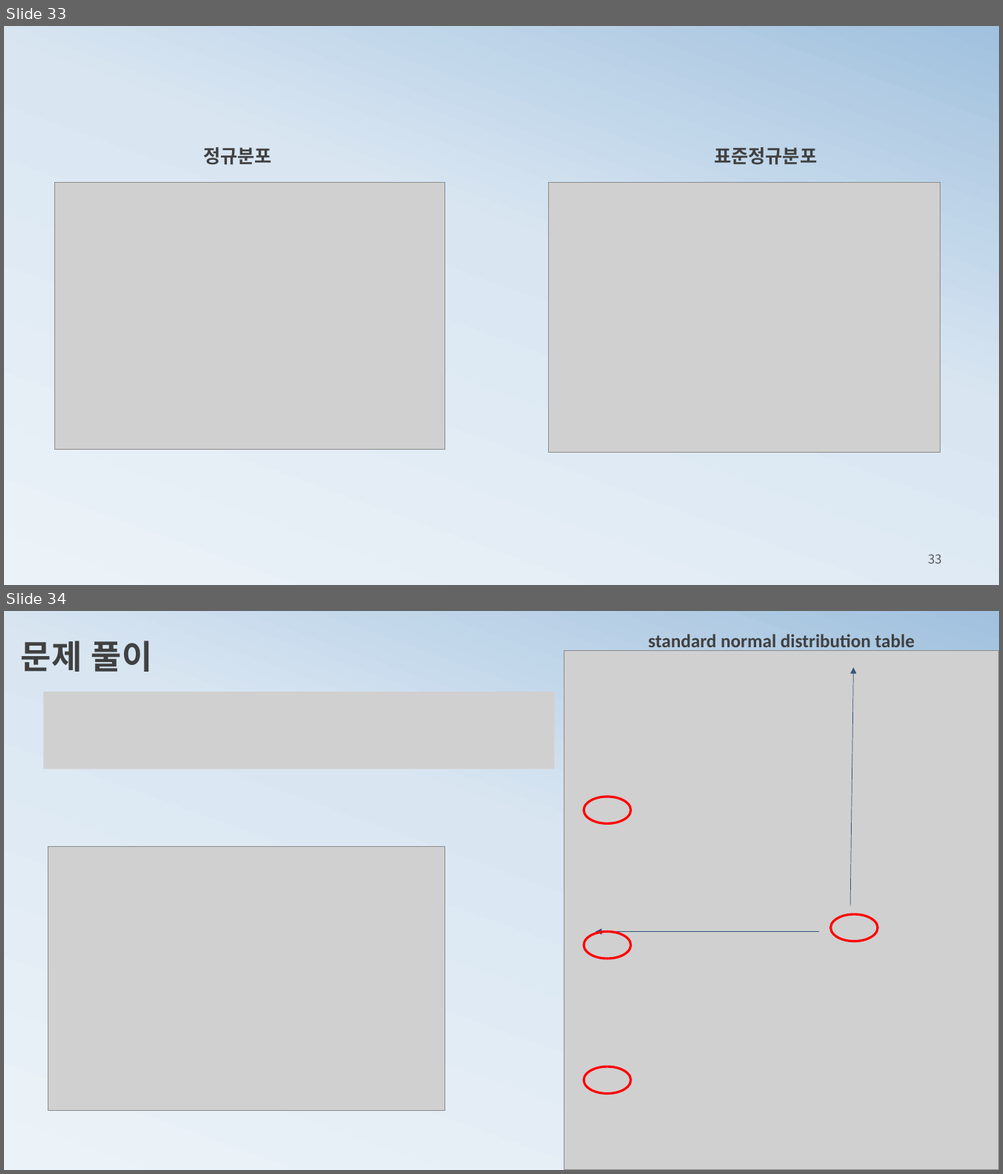
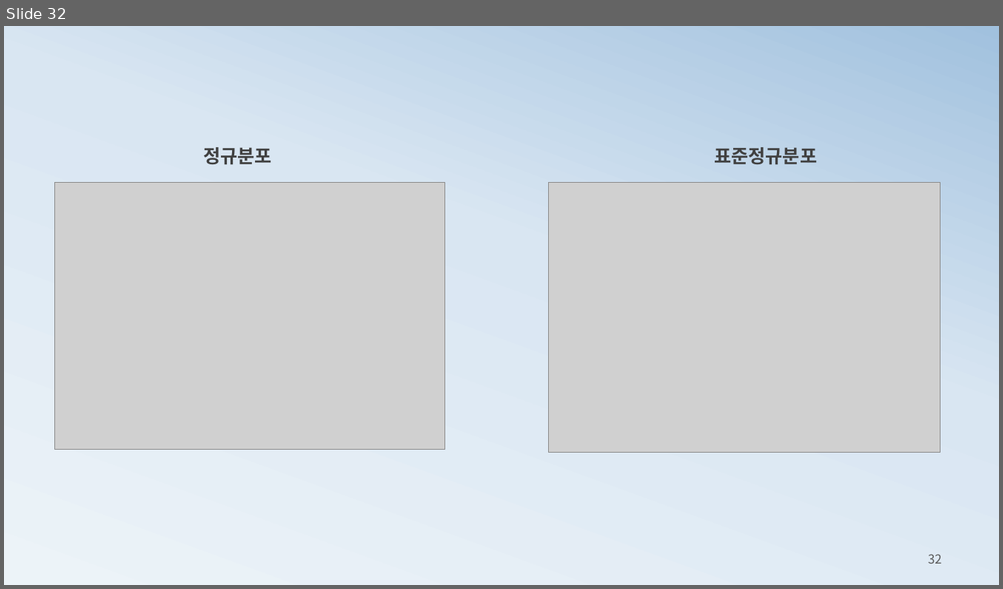
Before and after one commit to ancestor9/mathematics-for-machine-learning, a slide deck: 3_probability theory for machine learning.pptx. Shown one above the other, each under a label of ours: slides 33 and 34 before the commit, slide 32 after it. The pictures are 1003x1174 and 1003x589 pixels, drawn with LibreOffice and Linux fonts; fonts in the diff are those of the drawing; grey boxes stand for pictures. Boxes give left, top, right and bottom in pixels: in the first picture for what was removed or moved away, otherwise in the second. Text is boxed around its words. In the diff, an @@ line names an element or a change of style, - is before the commit and + after.

```diff
--- a/3_probability theory for machine learning.pptx
+++ b/3_probability theory for machine learning.pptx
@@ slide 34 removed at <box>4,611,999,1170</box>, background gradient #ECF3F8 to #D9E6F2 to #A1C1DE @@
@@ text removed at <box>21,641,152,672</box> @@
-문제 풀이
@@ picture removed at <box>563,650,999,1170</box> @@
@@ text removed at <box>648,634,914,651</box> @@
-standard normal distribution table
@@ arrow removed from (850, 906) to (853, 668) @@
@@ picture removed at <box>43,692,554,769</box> @@
@@ ellipse removed at <box>583,797,631,823</box> @@
@@ picture removed at <box>48,847,444,1111</box> @@
@@ ellipse removed at <box>830,914,877,942</box> @@
@@ ellipse removed at <box>583,932,631,959</box> @@
@@ arrow removed from (819, 932) to (595, 932) @@
@@ picture removed at <box>750,953,962,1005</box> @@
@@ ellipse removed at <box>583,1067,631,1093</box> @@
@@ what was slide 33 is now slide 32 @@
@@ page number at <box>928,554,942,564</box>: text changed @@
-33
+32
```
Also in this commit, not shown: 4 slides changed, 1 slide added, 7 other slides removed, 1 other file.
